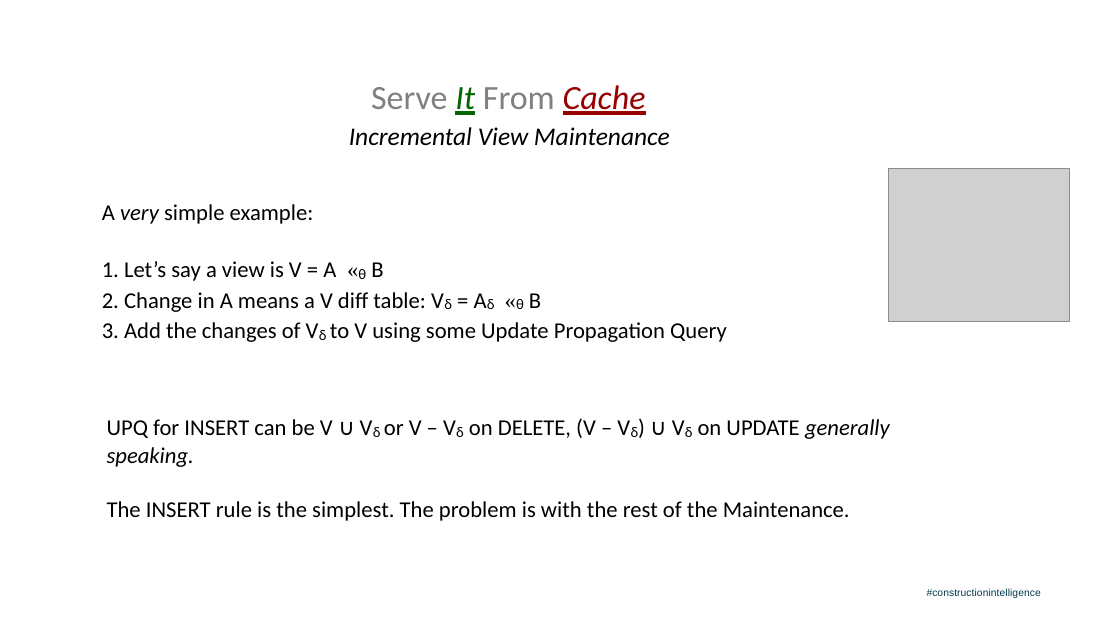
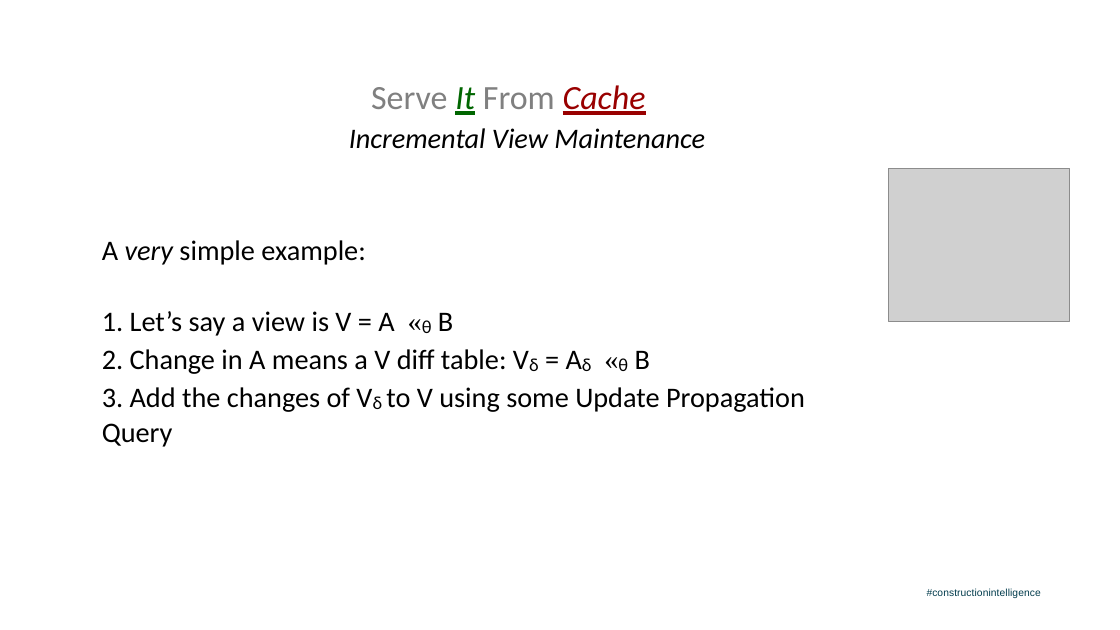
Before and after one commit to salmonix/incremental_query_cache, a slide deck: slide 10 of Milan_PgConf2019_Presentation.odp. Drawn at 1120x630 pixels with LibreOffice and Linux fonts; fonts in the diff are those of the drawing; grey boxes stand for pictures; background and template pictures are left out. Boxes give left, top, right and bottom in pixels: in the first picture for what was removed or moved away, otherwise in the second. Text is boxed around its words. In the diff, an @@ line names an element or a change of style, - is before the commit and + after.

```diff
--- a/Milan_PgConf2019_Presentation.odp
+++ b/Milan_PgConf2019_Presentation.odp
@@ text "Incremental View Maintenance" at box(349, 128, 705, 149): size 36 to 40 pt @@
@@ text "A very simple example: 1. ...": place and size @@
-text "A very simple example: 1. ..." at box(102, 204, 727, 342)
+text "A very simple example: 1. ..." at box(102, 240, 805, 447)
@@ text "A very simple example: 1. ..." at box(102, 240, 805, 447): size 32 to 40 pt; size 35.9 to 44.8 pt in "«θ", "Vδ Aδ «θ", "Vδ" @@
@@ text removed at box(107, 418, 890, 521) @@
-UPQ for INSERT can be V ∪ Vδ or V – Vδ on DELETE, (V – Vδ) ∪ Vδ on UPDATE generally speaking.
-The INSERT rule is the simplest. The problem is with the rest of the Maintenance.
```
Also in this commit, not shown: 21 other slides changed, 2 slides added, 2 slides removed, 1 other file.
